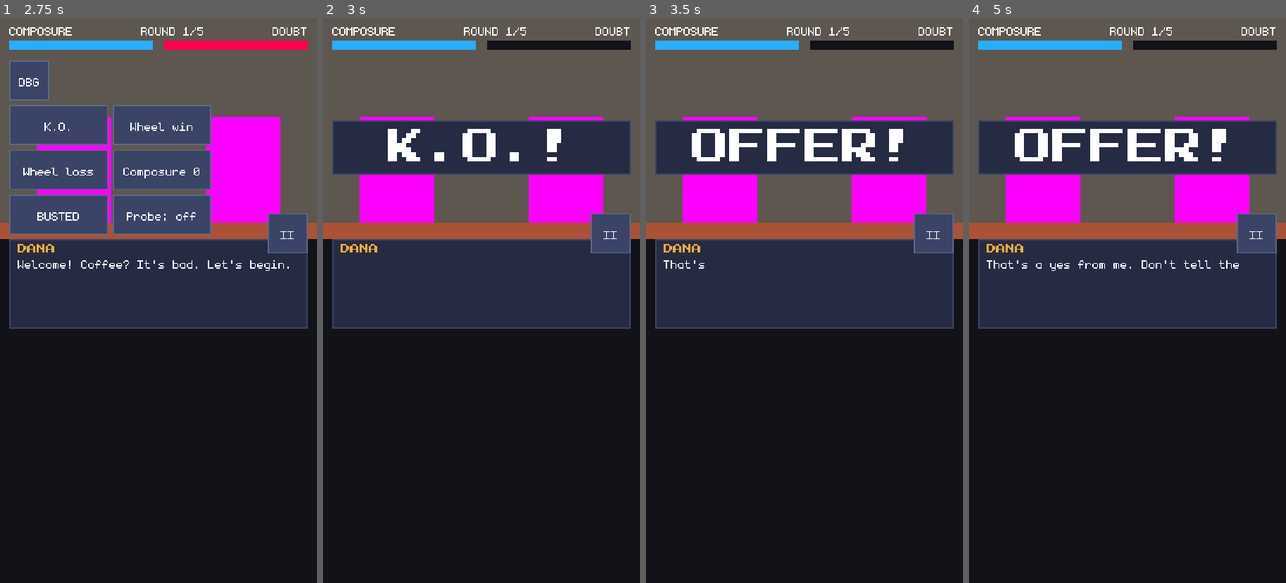
Above: before the commit, frames 1-4 (left to right).
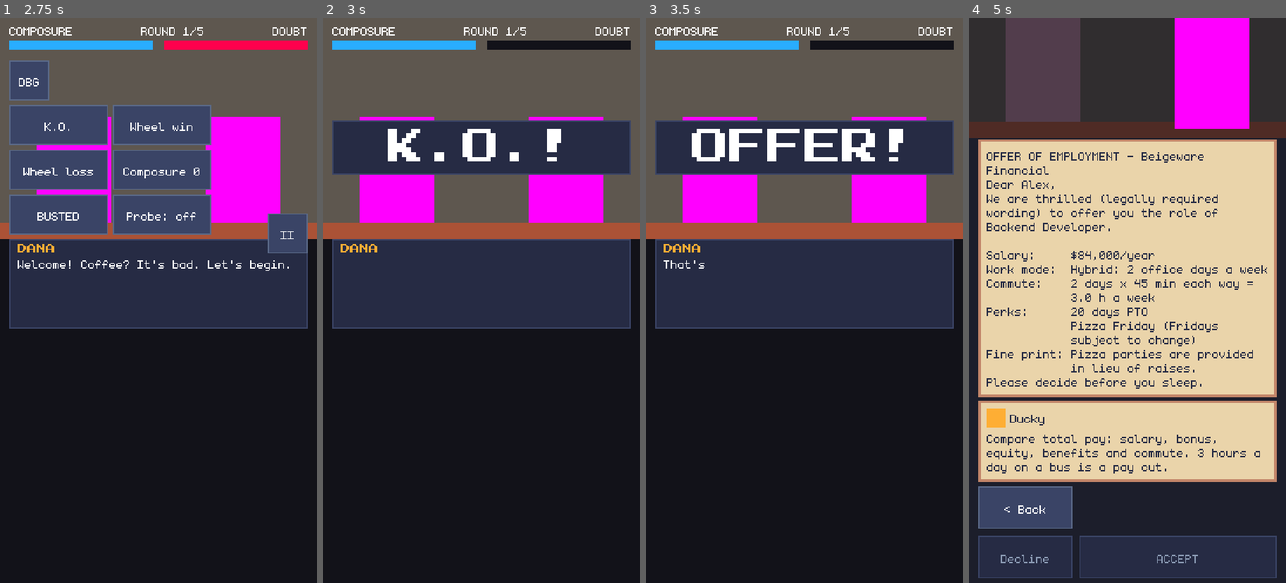
Above: after the commit, the same moments.

Repository: Lecoeurdelest/swe-simulator
Game: Godot game, scene res://features/interview/interview.tscn
The game is run twice, just before and just after one commit, with the same random seed, the same clock (stepped at 60 frames per second) and the same inputs. This scene is started directly instead of the project's main scene.
Inputs (mouse positions are in pixels of both pictures, inside the frame that each line leads up to):
- Up to frame 1 (2.75 s): click "II" at 0.5 s; click "II" at 1.25 s; click "DBG" at 2 s
- Up to frame 2 (3 s): click "K.O." at 2.75 s
- Up to frame 3 (3.5 s): no input
- Up to frame 4 (5 s): click (1257, 232) at 3.5 s, where only the run before the commit has a clickable "II"; click (1127, 549) at 4.25 s, where only the run before the commit has a clickable "RESUME"

Frame 1 is identical in both runs. In frame 2, 0.9% of the frame differs, in the area x 84-98%, y 34-42%; in frame 3, 0.9%; in frame 4, 87%, in the area x 0-100%, y 0-100%.

Commit message:
fix(robustness): Back and pause on every screen, kill-test checklist, copy forms, debug-only traces (Step 6)
- Interview: [II] hides from the first ending beat (K.O., wheel,
  rejection); Back there does nothing and only resumes the Ready
  overlay, so Pause > Quit > Continue can't replay a finished interview.
- Background select: a tap outside the name field ends typing (the
  keyboard hides [ < Title ] on iOS).
- ProbeButton theme variation: Come clean / Bluff are 124x44 (GDD S08).
- Copy forms: card_posted_today, card_posted_one, ui_ghost_footer_one
  (grammatical variants, need sign-off).
- run_state comment and hunt_defaults test: 38 MVP pairs, 58 with all 9
  (GDD 5.6); behaviour unchanged.
- docs/KILL_TESTS.md: the 5-moment kill checklist for the iPhone and
  its desktop equivalent; all 5 pass on the PC.
- Evidence: back_walk_log.md, kill_tests_log.md, robustness_test_run.txt
  (225/225, 21 suites).

Diff:
--- a/core/run_state.gd
+++ b/core/run_state.gd
@@ -667,7 +667,7 @@
 ## company of the tier (a pinned template only with its own company). Never a pair that was applied
 ## to or is already on the board; templates not on the board yet go first. The MVP companies deal
 ## first; once none of their pairs is free, the tier's other companies step in, so the board never
-## starves (GDD 5.6's "about 60 combinations" counts all 9 companies).
+## starves (GDD 5.6: 38 pairs with the 6 MVP companies, 58 with all 9).
 func _deal_card(cfg: BalanceConfig, tier: TierData, postings: Dictionary, companies: Dictionary, dealt: Array[Dictionary], rng: RandomNumberGenerator) -> Dictionary:
 	var tier_id := String(tier.id)
 	var on_board: Array[String] = []
--- a/data/content/barks.json
+++ b/data/content/barks.json
@@ -98,6 +98,7 @@
   "ui_flip_all": "Flip all",
   "ui_rejections": "{n} rejections",
   "ui_ghost_footer": "{n} applications: no reply. Probably ever.",
+  "ui_ghost_footer_one": "1 application: no reply. Probably ever.",
   "ui_start_day": "Start day",
   "ui_come_clean": "Come clean",
   "ui_bluff": "Bluff",
--- a/data/content/postings.json
+++ b/data/content/postings.json
@@ -335,6 +335,8 @@
   },
   "card_applicants": "{n} applicants",
   "card_posted": "Posted {days} days ago",
+  "card_posted_one": "Posted 1 day ago",
+  "card_posted_today": "Posted today",
   "card_reposted": "Reposted",
   "card_knockout": "Knockout: {knockout}",
   "knock_degree": "Degree required",
--- a/features/background_select/background_select.gd
+++ b/features/background_select/background_select.gd
@@ -108,6 +108,17 @@
 	_lift_name_row(Device.keyboard_height())
 
 
+## While typing, the keyboard hides the action bar and its [ < Title ] (iOS has no Back button), so
+## a tap anywhere outside the field also ends the typing, as on any phone, besides the keyboard's
+## Return. The tap still reaches what it landed on.
+func _input(event: InputEvent) -> void:
+	var mb := event as InputEventMouseButton  # touches arrive as emulated mouse events
+	if mb != null and mb.pressed and _name_field.is_editing() \
+			and not _name_field.get_global_rect().has_point(mb.position):
+		_name_field.unedit()
+		_on_name_editing(false)  # unedit() doesn't emit editing_toggled (checked in 4.7.2)
+
+
 ## The iOS keyboard covers about the bottom 40%, the selector and the action bar with it. While it
 ## is up they give way to a spacer as tall as the keyboard, so the name row sits just above it.
 ## On a short screen the card steps aside too, rather than pushing the column off the top.
--- a/features/interview/interview.gd
+++ b/features/interview/interview.gd
@@ -155,16 +155,23 @@
 
 
 ## ARCHITECTURE 9: Pause open = Resume; the Ready overlay = Pause; Ducky's card = Back to the hunt;
-## the VS intro = skip it when allowed; anything else = Pause.
+## the VS intro = skip it when allowed; anything else = Pause. Once an ending beat starts (K.O., the
+## wheel, a rejection) Pause is out of reach: [II] hides, the Ready overlay's Back only resumes and
+## other Backs do nothing, so Quit to title can't replay an interview whose ending you have seen.
 func handle_back() -> bool:
 	if _pause.is_open():
 		return _pause.handle_back()
 	if _ready_overlay.visible:
-		_open_pause()
+		if _ending:
+			_resume_from_ready()
+		else:
+			_open_pause()
 		return true
 	if _hunt_offered():
 		_on_back_to_hunt()
 		return true
+	if _ending:
+		return true  # the beat plays out: taps advance it
 	if _versus.try_skip():
 		return true
 	_open_pause()
@@ -505,6 +512,7 @@
 
 func _begin_ending() -> void:
 	_ending = true
+	_pause_button.hide()  # see handle_back(): no Pause once the outcome is showing
 	if _debug_enabled:
 		_debug_layer.hide()
 
@@ -661,8 +669,12 @@
 func _on_ready_overlay_input(event: InputEvent) -> void:
 	var mb := event as InputEventMouseButton  # touches arrive as emulated mouse events
 	if mb != null and mb.button_index == MOUSE_BUTTON_LEFT and not mb.pressed:
-		_ready_overlay.hide()
-		get_tree().paused = false
+		_resume_from_ready()
+
+
+func _resume_from_ready() -> void:
+	_ready_overlay.hide()
+	get_tree().paused = false
 
 
 func _open_pause() -> void:
--- a/features/interview/interview.tscn
+++ b/features/interview/interview.tscn
@@ -308,6 +308,7 @@
 custom_minimum_size = Vector2(124, 44)
 layout_mode = 2
 focus_mode = 0
+theme_type_variation = &"ProbeButton"
 text = "Come clean"
 
 [node name="BluffButton" type="Button" parent="SafeArea/Column/AnswerArea/ThumbSlot/ProbeRow" unique_id=1097649146]
@@ -315,6 +316,7 @@
 custom_minimum_size = Vector2(124, 44)
 layout_mode = 2
 focus_mode = 0
+theme_type_variation = &"ProbeButton"
 text = "Bluff"
 
 [node name="DuckyCard" type="VBoxContainer" parent="SafeArea/Column/AnswerArea/ThumbSlot" unique_id=1195574348]
--- a/features/job_hunt/job_card.gd
+++ b/features/job_hunt/job_card.gd
@@ -107,7 +107,7 @@
 	_back_title.text = title
 	_back_company.text = "%s - %s" % [company, Content.field("tiers", tier_id, "name")]
 	_applicants.text = Content.text("postings", "card_applicants", {"n": UiText.count(int(card.get("applicants", 0)))})
-	_posted.text = Content.text("postings", "card_posted", {"days": int(card.get("posted_days_ago", 0))})
+	_posted.text = _posted_text(int(card.get("posted_days_ago", 0)))
 	_reposted.visible = bool(card.get("reposted", false))
 	_salary.text = Content.field("postings", template_id, "salary_text")
 	_referral = false
@@ -283,6 +283,15 @@
 	odds_label.text = "%s %s" % [Content.text("barks", label_id), UiText.band(band, Content.text("barks", "ui_odds_%d" % band))]
 
 
+## "Posted today" / "Posted 1 day ago" / "Posted 9 days ago": startups can post 0 days ago.
+func _posted_text(days: int) -> String:
+	if days <= 0:
+		return Content.text("postings", "card_posted_today")
+	if days == 1:
+		return Content.text("postings", "card_posted_one")
+	return Content.text("postings", "card_posted", {"days": days})
+
+
 func _show_back_quote() -> void:
 	_show_quote(_odds.get("referral" if _referral else "tailored", {}), "ui_odds_tailored",
 		_back_knockout, _back_knockout_text, _tailored_odds)
--- a/features/job_hunt/mail_screen.gd
+++ b/features/job_hunt/mail_screen.gd
@@ -66,7 +66,9 @@
 	if run.rescinded.is_empty():
 		_add_tip(tip)
 	var no_reply := int(report.get("no_reply", 0))
-	if no_reply > 0:
+	if no_reply == 1:
+		_add(_label(Content.text("barks", "ui_ghost_footer_one"), DIM_COLOR))
+	elif no_reply > 1:
 		_add(_label(Content.text("barks", "ui_ghost_footer", {"n": no_reply}), DIM_COLOR))
 	if report.has("radar"):
 		_add(_label(_radar_text(report["radar"]), Color.WHITE))
--- a/tests/test_hunt_defaults.gd
+++ b/tests/test_hunt_defaults.gd
@@ -147,11 +147,14 @@
 			assert_true(pair == left or pair.ends_with("|co_stealth"), "seed %d: %s" % [seed_value, pair])
 
 
-func test_the_deck_holds_about_60_pairs_across_all_9_companies() -> void:
+func test_the_deck_holds_58_pairs_across_all_9_companies() -> void:
 	var expected: Array[String] = []
+	var mvp_pairs := 0
 	for tier_id: String in TIER_IDS:
 		expected.append_array(_tier_pairs(tier_id))
-	assert_true(expected.size() >= 50 and expected.size() <= 70, "GDD 5.6: about 60 combinations (%d)" % expected.size())
+		mvp_pairs += _tier_pairs(tier_id, true).size()
+	assert_eq(mvp_pairs, 38, "GDD 5.6: 38 pairs with the 6 MVP companies")
+	assert_eq(expected.size(), 58, "GDD 5.6: 58 pairs with all 9 companies")
 	var run := _run("intern")
 	var rng := _rng(2)
 	var dry_mornings := 0
--- a/tests/test_ui_text.gd
+++ b/tests/test_ui_text.gd
@@ -93,6 +93,18 @@
 		assert_true(line.length() <= 40, "'%s' fits 40 columns" % line)
 
 
+## GDD S08: the probe buttons are 124x44, and Bluff carries its odds band on a second line. The
+## ProbeButton variation's padding and 12 px line pitch (DECISIONS A3) keep two lines inside 44.
+func test_probe_button_fits_two_lines_in_44() -> void:
+	var theme := load("res://ui/theme/main_theme.tres") as Theme
+	assert_eq(theme.get_type_variation_base(&"ProbeButton"), &"Button")
+	var font_height := theme.default_font.get_height(theme.default_font_size)
+	var two_lines := 2 * font_height + theme.get_constant(&"line_spacing", &"ProbeButton")
+	for style: String in ["normal", "pressed", "hover", "hover_pressed", "disabled"]:
+		var padding := theme.get_stylebox(style, &"ProbeButton").get_minimum_size().y
+		assert_eq(padding + two_lines, 44.0, "%s: two lines fill the 44 px button exactly" % style)
+
+
 func test_call_pattern_reads_only_whole_literals() -> void:
 	var calls := RegEx.create_from_string(CALL_PATTERN)
 	assert_true(calls.is_valid(), "CALL_PATTERN does not compile")
--- a/ui/theme/main_theme.tres
+++ b/ui/theme/main_theme.tres
@@ -351,6 +351,84 @@
 border_width_right = 1
 border_width_bottom = 1
 border_color = Color(0.4509804, 0.24313726, 0.22352941, 1)
+anti_aliasing = false
+
+[sub_resource type="StyleBoxFlat" id="StyleBoxFlat_4vl7x"]
+content_margin_left = 7.0
+content_margin_top = 10.0
+content_margin_right = 7.0
+content_margin_bottom = 9.0
+bg_color = Color(0.14901961, 0.16862746, 0.26666668, 1)
+border_width_left = 1
+border_width_top = 1
+border_width_right = 1
+border_width_bottom = 1
+border_color = Color(0.22745098, 0.26666668, 0.4, 1)
+anti_aliasing = false
+
+[sub_resource type="StyleBoxFlat" id="StyleBoxFlat_efvkt"]
+content_margin_left = 7.0
+content_margin_top = 10.0
+content_margin_right = 7.0
+content_margin_bottom = 9.0
+bg_color = Color(0, 0, 0, 0)
+border_width_left = 1
+border_width_top = 1
+border_width_right = 1
+border_width_bottom = 1
+border_color = Color(0.99607843, 0.90588236, 0.38039216, 1)
+anti_aliasing = false
+
+[sub_resource type="StyleBoxFlat" id="StyleBoxFlat_td7bj"]
+content_margin_left = 7.0
+content_margin_top = 10.0
+content_margin_right = 7.0
+content_margin_bottom = 9.0
+bg_color = Color(0.22745098, 0.26666668, 0.4, 1)
+border_width_left = 1
+border_width_top = 1
+border_width_right = 1
+border_width_bottom = 1
+border_color = Color(0.3529412, 0.4117647, 0.53333336, 1)
+anti_aliasing = false
+
+[sub_resource type="StyleBoxFlat" id="StyleBoxFlat_b6mkj"]
+content_margin_left = 7.0
+content_margin_top = 10.0
+content_margin_right = 7.0
+content_margin_bottom = 9.0
+bg_color = Color(0.14901961, 0.16862746, 0.26666668, 1)
+border_width_left = 1
+border_width_top = 1
+border_width_right = 1
+border_width_bottom = 1
+border_color = Color(0.54509807, 0.60784316, 0.7058824, 1)
+anti_aliasing = false
+
+[sub_resource type="StyleBoxFlat" id="StyleBoxFlat_ar11g"]
+content_margin_left = 7.0
+content_margin_top = 10.0
+content_margin_right = 7.0
+content_margin_bottom = 9.0
+bg_color = Color(0.22745098, 0.26666668, 0.4, 1)
+border_width_left = 1
+border_width_top = 1
+border_width_right = 1
+border_width_bottom = 1
+border_color = Color(0.3529412, 0.4117647, 0.53333336, 1)
+anti_aliasing = false
+
+[sub_resource type="StyleBoxFlat" id="StyleBoxFlat_ri3ta"]
+content_margin_left = 7.0
+content_margin_top = 10.0
+content_margin_right = 7.0
+content_margin_bottom = 9.0
+bg_color = Color(0.14901961, 0.16862746, 0.26666668, 1)
+border_width_left = 1
+border_width_top = 1
+border_width_right = 1
+border_width_bottom = 1
+border_color = Color(0.54509807, 0.60784316, 0.7058824, 1)
 anti_aliasing = false
 
 [sub_resource type="StyleBoxFlat" id="StyleBoxFlat_mdm7t"]
@@ -487,6 +565,14 @@
 PrimaryButton/styles/hover_pressed = SubResource("StyleBoxFlat_nt7ns")
 PrimaryButton/styles/normal = SubResource("StyleBoxFlat_ecx6u")
 PrimaryButton/styles/pressed = SubResource("StyleBoxFlat_txie2")
+ProbeButton/base_type = &"Button"
+ProbeButton/constants/line_spacing = -1
+ProbeButton/styles/disabled = SubResource("StyleBoxFlat_4vl7x")
+ProbeButton/styles/focus = SubResource("StyleBoxFlat_efvkt")
+ProbeButton/styles/hover = SubResource("StyleBoxFlat_td7bj")
+ProbeButton/styles/hover_pressed = SubResource("StyleBoxFlat_b6mkj")
+ProbeButton/styles/normal = SubResource("StyleBoxFlat_ar11g")
+ProbeButton/styles/pressed = SubResource("StyleBoxFlat_ri3ta")
 SelectorButton/base_type = &"Button"
 SelectorButton/colors/font_hover_pressed_color = Color(0.99607843, 0.68235296, 0.20392157, 1)
 SelectorButton/colors/font_pressed_color = Color(0.99607843, 0.68235296, 0.20392157, 1)
Not shown, added: .project/evidence/STEP-06/2026-09-27-r1/robustness_test_run.txt
Not shown, added: .project/evidence/STEP-06/2026-09-27-r1/back_walk_log.md
Not shown, added: .project/evidence/STEP-06/2026-09-27-r1/kill_tests_log.md
Not shown, changed: docs/CONTENT.md
Not shown, added: docs/KILL_TESTS.md
